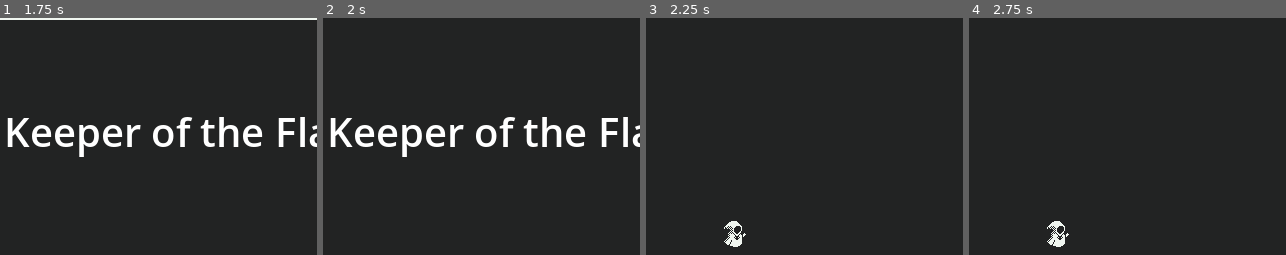
Above: before the commit, frames 1-4 (left to right).
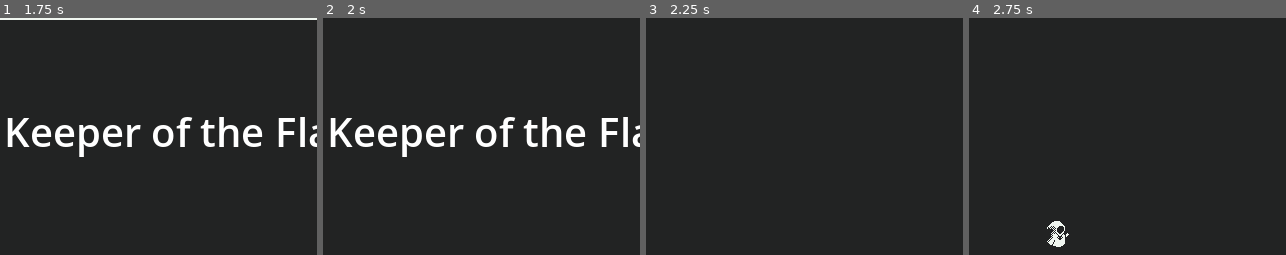
Above: after the commit, the same moments.

Repository: rnakkas/gmtk-game-jam-jul-2025
Game: Godot game, scene res://Main/Scenes/main.tscn
The game is run twice, just before and just after one commit, with the same random seed, the same clock (stepped at 60 frames per second) and the same inputs.
Inputs (mouse positions are % of the whole screen's width and height, from its top left):
- Up to frame 1 (1.75 s): tap Enter at 0.5, 1.25 s; move the mouse to (72, 45) at 0.52 s; hold D (move_right) 0.53-1.28 s; hold Space (shoot) 0.53-1.28 s; click (72, 45) at 0.67 s; move the mouse to (30, 55) at 1.27 s; hold S (move_down) from 1.28 s (still down); tap Space (shoot) at 1.35 s
- Up to frame 2 (2 s): keep holding S (move_down)
- Up to frame 3 (2.25 s): release S (move_down) at 2 s; click "Serve the Flame" at 2 s
- Up to frame 4 (2.75 s): no input
The pictures show only the part of the screen within x 19-69%, y 2-52%; the shares and areas given below are measured in that part.

Frames 1-2 are identical in both runs. In frame 3, 0.3% of the frame differs, in the area x 24-32%, y 85-97%; in frame 4, nothing differs.

Commit message:
added player death and respawn

Diff:
--- a/Autoloads/SignalsBus.gd
+++ b/Autoloads/SignalsBus.gd
@@ -5,3 +5,9 @@
 
 @warning_ignore("unused_signal")
 signal player_shooting_event(fireball: PlayerFireball)
+
+@warning_ignore("unused_signal")
+signal player_death_event(pos: Vector2)
+
+@warning_ignore("unused_signal")
+signal player_respawn_event()
--- a/Gaame/Scenes/player.tscn
+++ b/Gaame/Scenes/player.tscn
@@ -356,3 +356,7 @@
 [node name="muzzle" type="Marker2D" parent="shooting_handler"]
 unique_name_in_owner = true
 position = Vector2(13, 0)
+
+[node name="invincible_timer" type="Timer" parent="."]
+
+[node name="blink_timer" type="Timer" parent="."]
--- a/Gaame/Scripts/game.gd
+++ b/Gaame/Scripts/game.gd
@@ -8,6 +8,13 @@
 
 func _connect_to_signals() -> void:
 	SignalsBus.player_shooting_event.connect(self._on_player_shooting_event)
+	SignalsBus.player_death_event.connect(self._on_player_death_evnet)
 
 func _on_player_shooting_event(fireball: PlayerFireball) -> void:
 	add_child(fireball)
+
+func _on_player_death_evnet(pos: Vector2) -> void:
+	await get_tree().create_timer(0.3).timeout
+	var player: Player = Main.player_PS.instantiate()
+	player.global_position = pos
+	add_child(player)
--- a/Gaame/Scripts/player.gd
+++ b/Gaame/Scripts/player.gd
@@ -9,7 +9,10 @@
 @onready var sprite: AnimatedSprite2D = $sprite
 
 ## Hurtbox
-# @onready var hurtbox: Area2D = $hurtbox
+@onready var hurtbox: Area2D = $hurtbox
+
+@onready var invincible_timer: Timer = $invincible_timer
+@onready var blink_timer: Timer = $blink_timer
 
 ## Velocity
 @export var _max_speed: float = 150.0
@@ -17,8 +20,8 @@
 @export var deceleration: float = 1000.0
 
 ## Timers
-# @export var invincibility_time: float = 2.0
-# @onready var invincibility_timer: Timer = $invincibility_timer
+@export var invincibility_time: float = 1.7
+@export var blink_time: float = 0.1
 
 var viewport_size: Vector2
 var is_dead: bool
@@ -30,7 +33,32 @@
 ################################################
 func _ready() -> void:
 	viewport_size = get_viewport_rect().size
-	# invincibility_timer.wait_time = invincibility_time
+
+	hurtbox.area_entered.connect(self._on_hit_by_enemy_or_attacks)
+
+	hurtbox.set_deferred("monitoring", false)
+	hurtbox.set_deferred("monitorable", false)
+	invincible_timer.timeout.connect(self._on_invincibility_timer_tiemout)
+	invincible_timer.wait_time = invincibility_time
+	invincible_timer.one_shot = true
+	invincible_timer.start()
+
+	blink_timer.timeout.connect(self._on_blink_timer_timeout)
+	blink_timer.wait_time = blink_time
+	blink_timer.one_shot = false
+	blink_timer.start()
+
+
+func _on_invincibility_timer_tiemout() -> void:
+	# Re-enable hurtbox
+	hurtbox.set_deferred("monitoring", true)
+	hurtbox.set_deferred("monitorable", true)
+	# Stop blinking
+	blink_timer.stop()
+	self.visible = true
+
+func _on_blink_timer_timeout() -> void:
+	self.visible = !self.visible
 
 
 ################################################
@@ -60,23 +88,13 @@
 # NOTE: Process
 ################################################
 func _process(_delta: float) -> void:
-	_handle_invincibility()
 	_handle_screen_wrap()
 	_flip_sprite()
 
 	if velocity != Vector2.ZERO:
 		sprite.play("run")
-	elif velocity == Vector2.ZERO:
+	elif velocity == Vector2.ZERO && !is_dead:
 		sprite.play("idle")
-
-
-func _handle_invincibility() -> void:
-	if can_be_invincible:
-		can_be_invincible = false
-		# invincibility_timer.start()
-
-		# hurtbox.set_deferred("monitoring", false)
-		# hurtbox.set_deferred("monitorable", false)
 
 func _handle_screen_wrap() -> void:
 	if self.global_position.x > viewport_size.x:
@@ -104,72 +122,23 @@
 
 
 # ################################################
-# # NOTE: Hurtbox signal
+# # Hurtbox signal
 # # Handle getting hit by enemies or projectiles
 # ################################################
-# func _on_hurtbox_area_entered(_area: Area2D) -> void:
-# 	# To prevent moving, shooting or bombing when dead
-# 	is_dead = true
-# 	shooting_handler.is_dead = true
-# 	bomb_handler.is_dead = true
+func _on_hit_by_enemy_or_attacks(_area: Area2D) -> void:
+	is_dead = true
+	shooting_handler.is_dead = true
 
-# 	velocity = Vector2.ZERO
-# 	hurtbox.set_deferred("monitoring", false)
-# 	hurtbox.set_deferred("monitorable", false)
+	velocity = Vector2.ZERO
+	hurtbox.set_deferred("monitoring", false)
+	hurtbox.set_deferred("monitorable", false)
 
-# 	rocket.visible = false # Contains body and thruster sprites
-# 	death.play("death")
+	sprite.play("death")
+	await sprite.animation_finished
 
-# 	SignalsBus.spawn_powerup_event.emit(self.global_position)
+	# wait 0.5 seconds before sending signal to player spawner
+	await get_tree().create_timer(0.5).timeout
 
-# 	await death.animation_finished
+	SignalsBus.player_death_event.emit(self.global_position)
 
-# 	## wait 0.5 seconds before sending signal to player spawner
-# 	await get_tree().create_timer(0.5).timeout
-
-# 	SignalsBus.player_death_event.emit()
-
-# 	queue_free()
-
-
-# ################################################
-# # NOTE: Stop invincibility signal
-# ################################################
-# func _on_invincibility_timer_timeout() -> void:
-# 	# Re-enable hurtbox
-# 	hurtbox.set_deferred("monitoring", true)
-# 	hurtbox.set_deferred("monitorable", true)
-
-# 	# Return to default animations
-# 	rocket.visible = true # Contains body and thruster sprites
-# 	invincible.play("none")
-
-
-# ################################################
-# #NOTE: Handle shooting signals, used for animations
-# ################################################
-# func _on_shooting_handler_now_shooting(powerup: GameManager.powerups, level: int) -> void:
-# 	if is_dead:
-# 		return
-# 	body.play("shoot")
-
-# 	match powerup:
-# 		GameManager.powerups.None:
-# 			base_muzzle_flash.play("shoot")
-# 		GameManager.powerups.Overdrive:
-# 			od_muzzle_flash.play("shoot")
-# 		GameManager.powerups.Chorus:
-# 			ch_muzzle_flash.play("shoot")
-# 			if level == 4:
-# 				ch_muzzle_flash_1.play("shoot")
-# 				ch_muzzle_flash_2.play("shoot")
-
-
-# func _on_shooting_handler_stopped_shooting() -> void:
-# 	base_muzzle_flash.play("none")
-# 	od_muzzle_flash.play("none")
-# 	ch_muzzle_flash.play("none")
-# 	ch_muzzle_flash_1.play("none")
-# 	ch_muzzle_flash_2.play("none")
-# 	body.play("idle")
-# 	body.frame = rocket.frame
+	call_deferred("queue_free")
--- a/Gaame/Scripts/player_fireball.gd
+++ b/Gaame/Scripts/player_fireball.gd
@@ -54,6 +54,7 @@
 
 	tween.tween_property(self, "scale", Vector2(2.0, 2.0), 1.0)
 
+	set_deferred("collision_layer", 16)
 	set_deferred("collision_mask", 75)
 
 
--- a/Gaame/Scripts/shooting_handler.gd
+++ b/Gaame/Scripts/shooting_handler.gd
@@ -9,9 +9,6 @@
 
 ## Base bullet damage
 @export var base_fireball_damage: int = 1
-
-## Bullet packed scene
-@export var fireball_PS: PackedScene = preload("res://Gaame/Scenes/player_fireball.tscn")
 
 @export var player_sprite: AnimatedSprite2D
 
@@ -75,7 +72,7 @@
 		if !on_shooting_cooldown:
 			on_shooting_cooldown = true
 
-			var fireball: PlayerFireball = fireball_PS.instantiate()
+			var fireball: PlayerFireball = Main.player_fireball_PS.instantiate()
 			fireball.position = location_base
 			fireball.damage = base_fireball_damage
 			fireball.direction = direction
--- a/Main/Scripts/main.gd
+++ b/Main/Scripts/main.gd
@@ -3,8 +3,9 @@
 
 @onready var ui_layer: UiLayer = $ui_layer
 
-@export var game_PS: PackedScene = preload("res://Gaame/Scenes/game.tscn")
-
+var game_scene: PackedScene = preload("res://Gaame/Scenes/game.tscn")
+static var player_PS: PackedScene = preload("res://Gaame/Scenes/player.tscn")
+static var player_fireball_PS: PackedScene = preload("res://Gaame/Scenes/player_fireball.tscn")
 
 func _ready() -> void:
 	_connect_to_signals()
@@ -13,7 +14,7 @@
 	ui_layer.play_game_selected.connect(self._on_play_game_selected)
 
 func _on_play_game_selected() -> void:
-	var game: Node2D = game_PS.instantiate()
+	var game: Game = game_scene.instantiate()
 	add_child(game)
 
 
